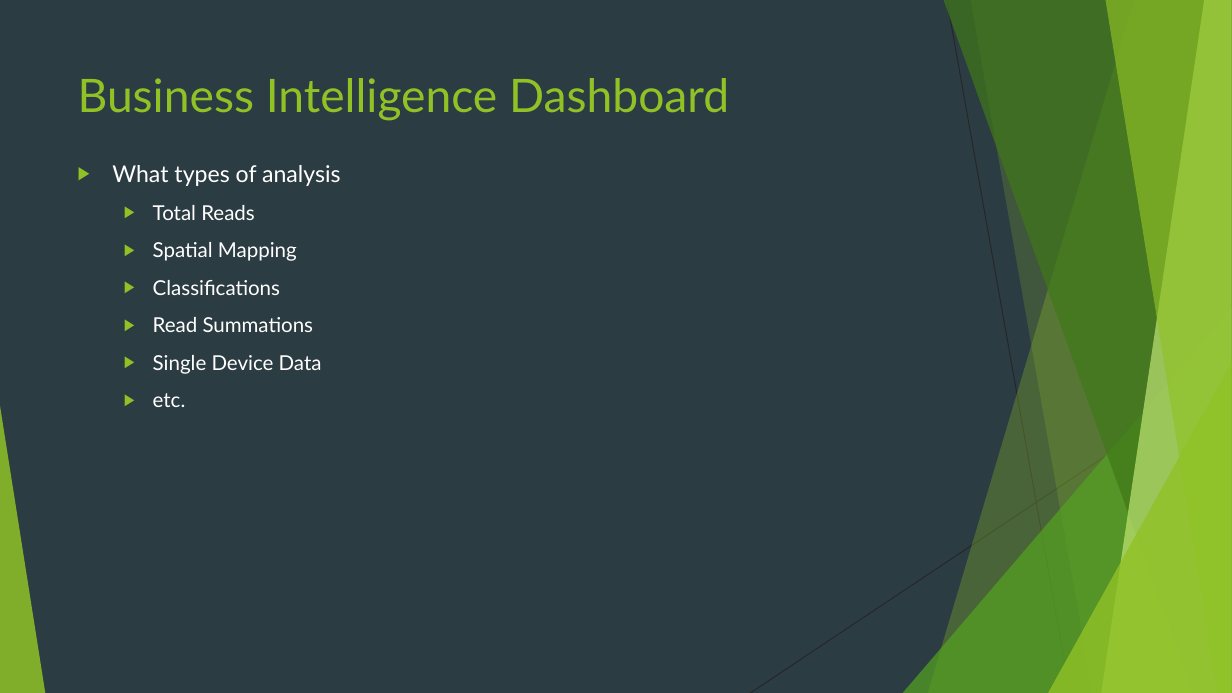
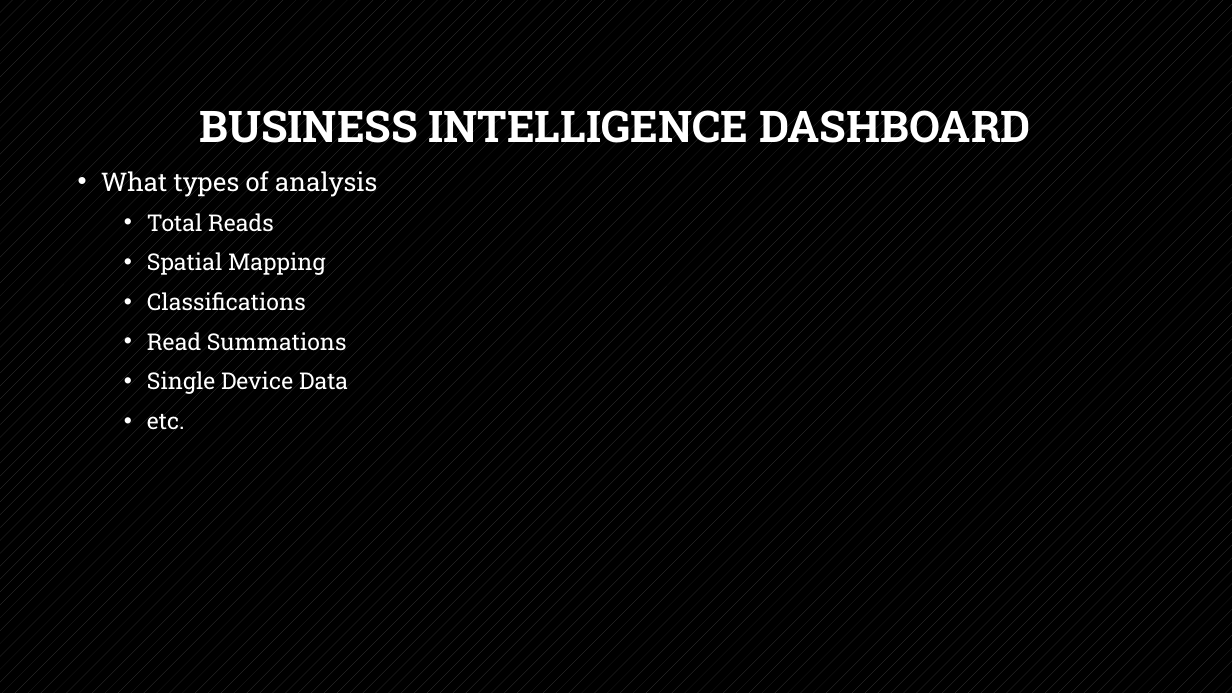
Before and after one commit to ruskpr/sql-data-synchronization, a slide deck: slide 10 of iot-data-collection.pptx (slide 6 before the commit). Drawn at 1232x693 pixels with LibreOffice and Linux fonts; fonts in the diff are those of the drawing. Boxes give left, top, right and bottom in pixels: in the first picture for what was removed or moved away, otherwise in the second. Text is boxed around its words. In the diff, an @@ line names an element or a change of style, - is before the commit and + after.

```diff
--- a/iot-data-collection.pptx
+++ b/iot-data-collection.pptx
@@ background #2C3C43 to pattern #404040 on #000000 @@
@@ title "BUSINESS INTELLIGENCE DASHBOARD" at [199,110,1031,143]: vertical alignment top to middle @@
@@ title at [199,110,1031,143]: text changed; size 36 to 34 pt; font Lato to Roboto Slab; text colour #90C226 to #FFFFFF; bold on @@
-Business Intelligence Dashboard
+BUSINESS INTELLIGENCE DASHBOARD
@@ text "What types of analysis" at [101,171,377,430]: size 18 to 20 pt in "What types of analysis"; font Lato to Roboto Slab; size 16 to 18 pt in "Total Reads", "Spatial Mapping", "Classifications", "Read Summations" and 2 more places; bullet ▶ to •; line spacing 1 to 1.2; less space between paragraphs @@
@@ group removed at [0,0,1232,693]: 5 freeform shapes, 3 triangles, 2 lines @@
```
Also in this commit, not shown: 3 other slides changed, 6 slides added, 2 slides removed.
